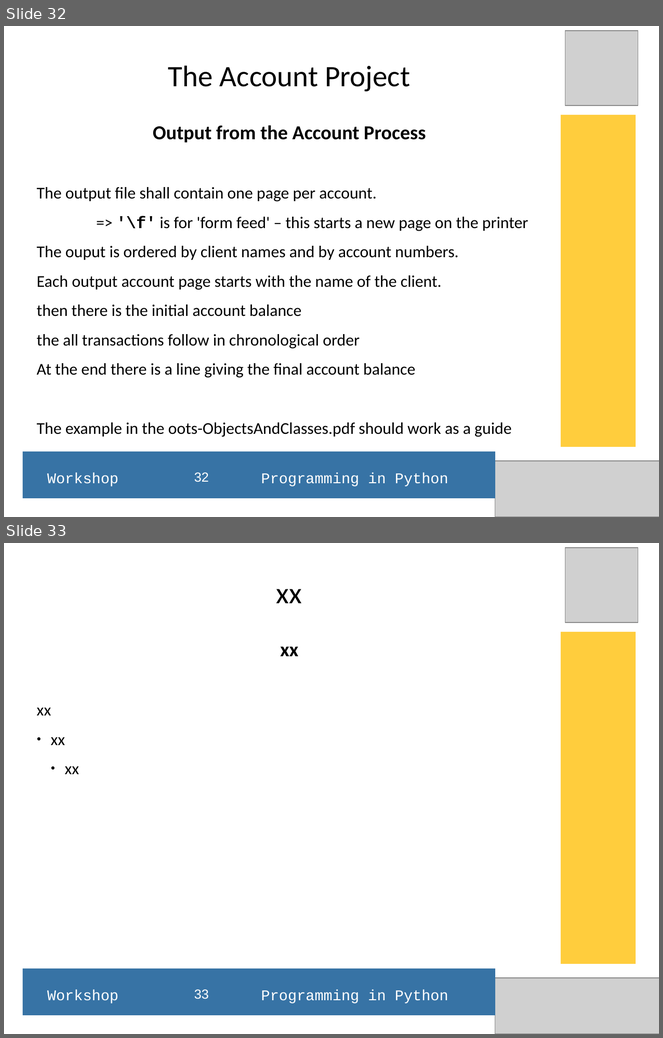
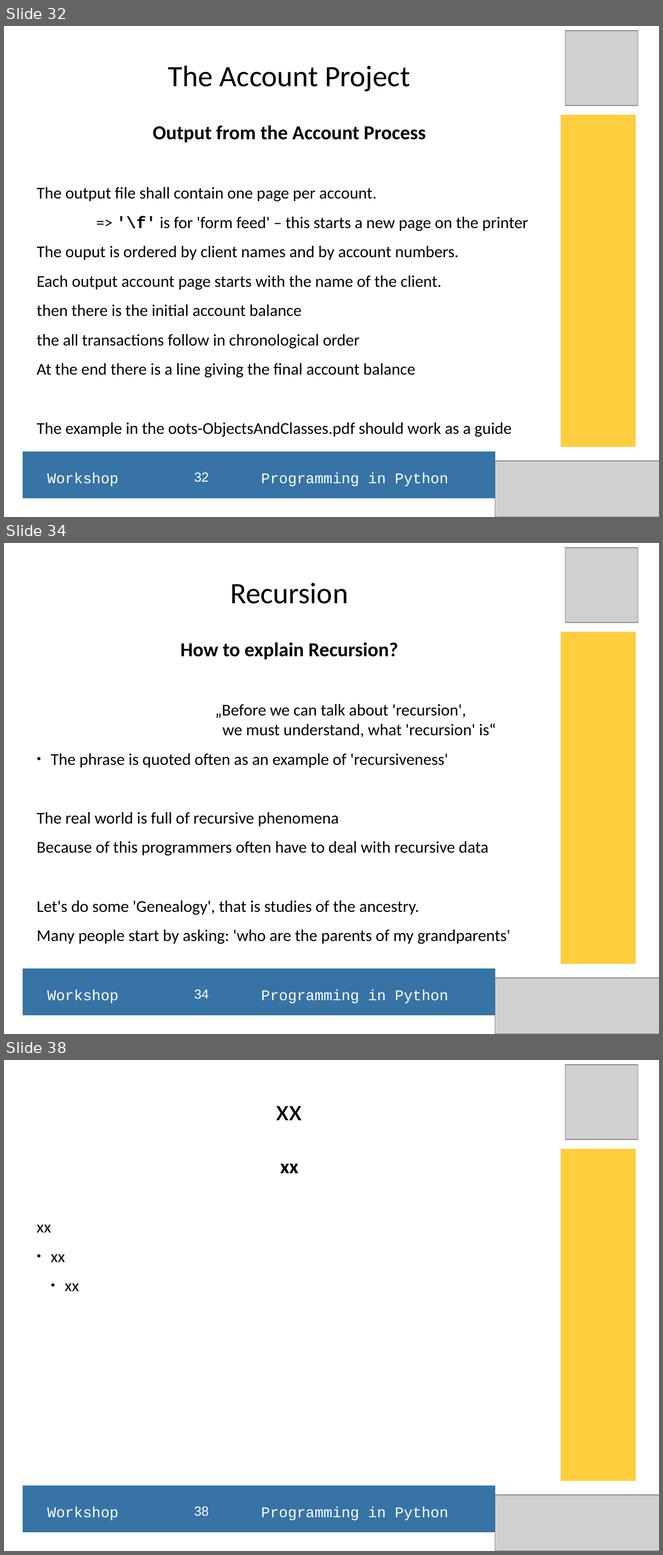
Before and after one commit to hans-boden/pyws-fablab-lisbon, a slide deck: resources/python_ws_2016Q1.odp. Shown one above the other, each under a label of ours: slides 32 and 33 before the commit, slides 32, 34 and 38 after it; the slides between them are not shown. The pictures are 663x1038 and 663x1555 pixels, drawn with LibreOffice and Linux fonts; fonts in the diff are those of the drawing; grey boxes stand for pictures. Boxes give left, top, right and bottom in pixels: in the first picture for what was removed or moved away, otherwise in the second. Text is boxed around its words. In the diff, an @@ line names an element or a change of style, - is before the commit and + after.

```diff
--- a/resources/python_ws_2016Q1.odp
+++ b/resources/python_ws_2016Q1.odp
@@ slide 34 added at (4, 543, 659, 1034), background #FFFFFF @@
@@ picture added at (566, 548, 638, 623) @@
@@ title added at (230, 583, 348, 604), 36 pt, text #000000 @@
+Recursion
@@ rectangle added at (561, 632, 636, 965), fill #FFCD3D @@
@@ subtitle added at (37, 642, 510, 944), 20 pt, text #000000 @@
+How to explain Recursion?
+„Before we can talk about 'recursion',
+we must understand, what 'recursion' is“
+● The phrase is quoted often as an example of 'recursiveness'
+The real world is full of recursive phenomena
+Because of this programmers often have to deal with recursive data
+Let's do some 'Genealogy', that is studies of the ancestry.
+Many people start by asking: 'who are the parents of my grandparents'
@@ rectangle added at (22, 969, 495, 1016), fill #3773A5 @@
@@ picture added at (496, 978, 659, 1034) @@
@@ text added at (47, 990, 449, 1004), 18 pt, text #FFFFFF @@
+Workshop Programming in Python
@@ page number added at (194, 990, 209, 1000), 16 pt, text #FFFFFF @@
+34
@@ what was slide 33 is now slide 38 @@
@@ page number at (194, 1507, 209, 1517): text changed @@
-33
+38
```
Also in this commit, not shown: 5 other slides added, 12 other files.
